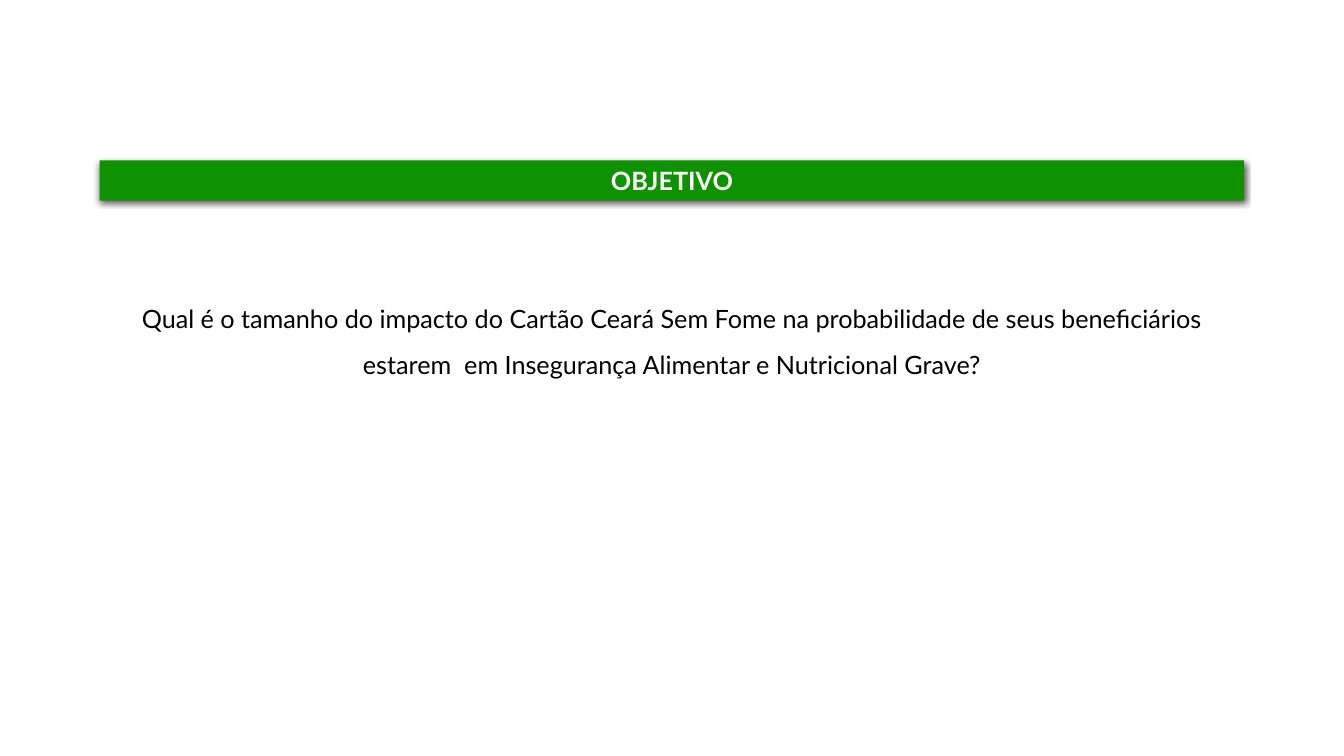
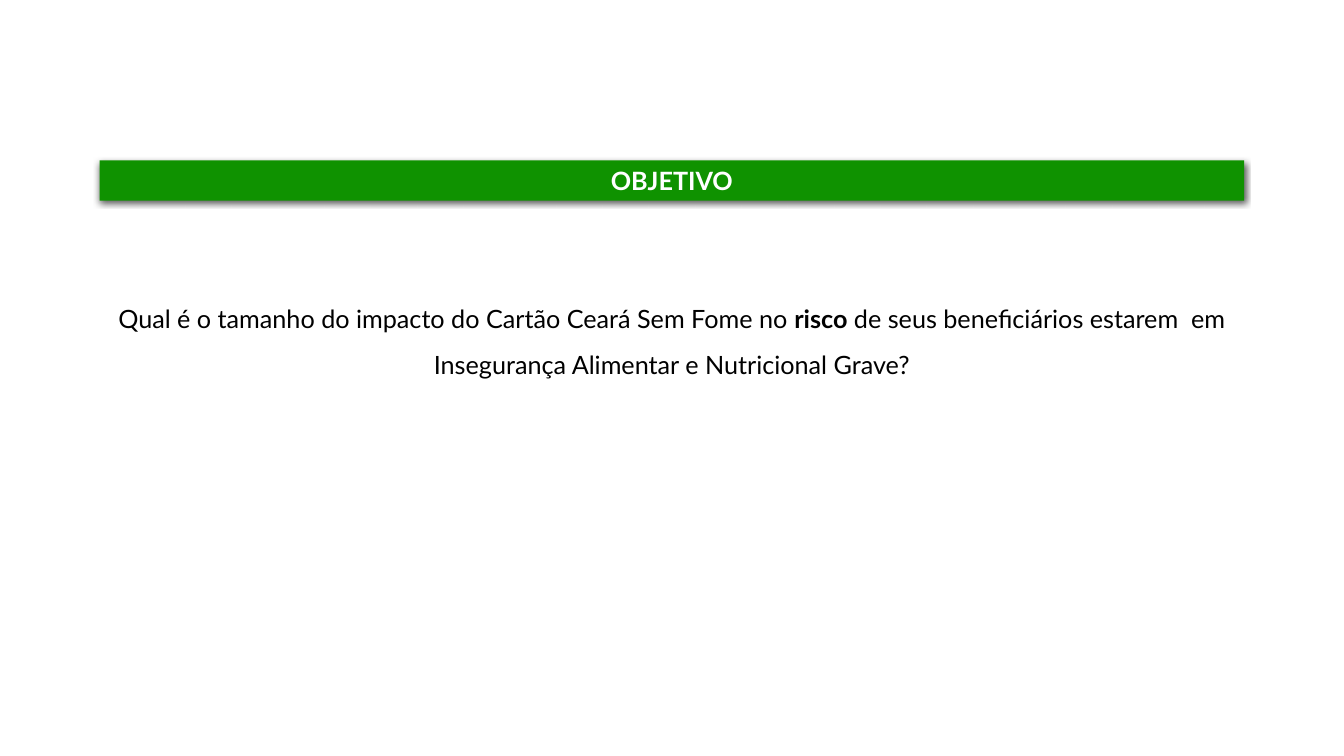
Before and after one commit to DISOC-Estudos-Sociais/indicador_csf, a slide deck: slide 2 of outputs/apresentacao_resultados.pptx. Drawn at 1344x756 pixels with LibreOffice and Linux fonts; fonts in the diff are those of the drawing; background and template pictures are left out. Boxes give left, top, right and bottom in pixels: in the first picture for what was removed or moved away, otherwise in the second. Text is boxed around its words. In the diff, an @@ line names an element or a change of style, - is before the commit and + after.

```diff
--- a/outputs/apresentacao_resultados.pptx
+++ b/outputs/apresentacao_resultados.pptx
@@ text at [118, 309, 1225, 378]: text changed @@
-Qual é o tamanho do impacto do Cartão Ceará Sem Fome na probabilidade de seus beneficiários estarem em Insegurança Alimentar e Nutricional Grave?
+Qual é o tamanho do impacto do Cartão Ceará Sem Fome no risco de seus beneficiários estarem em Insegurança Alimentar e Nutricional Grave?
```
Also in this commit, not shown: 6 other slides changed, 3 slides added, 1 slide removed, 4 other files.
